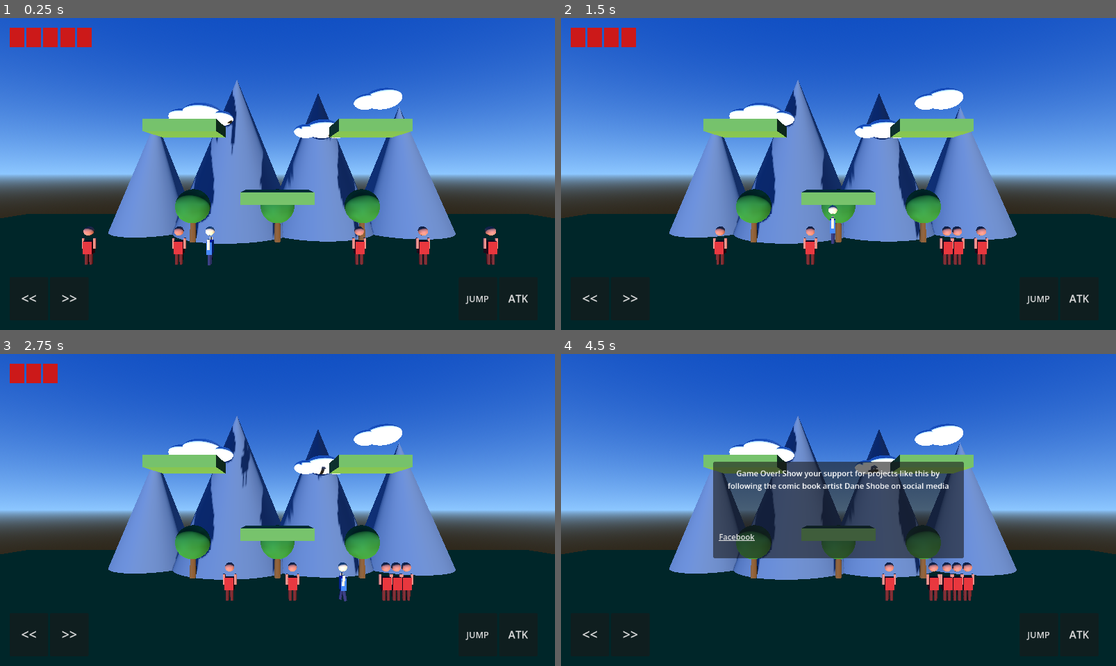
Above: before the commit, frames 1-4 (two rows, left to right).
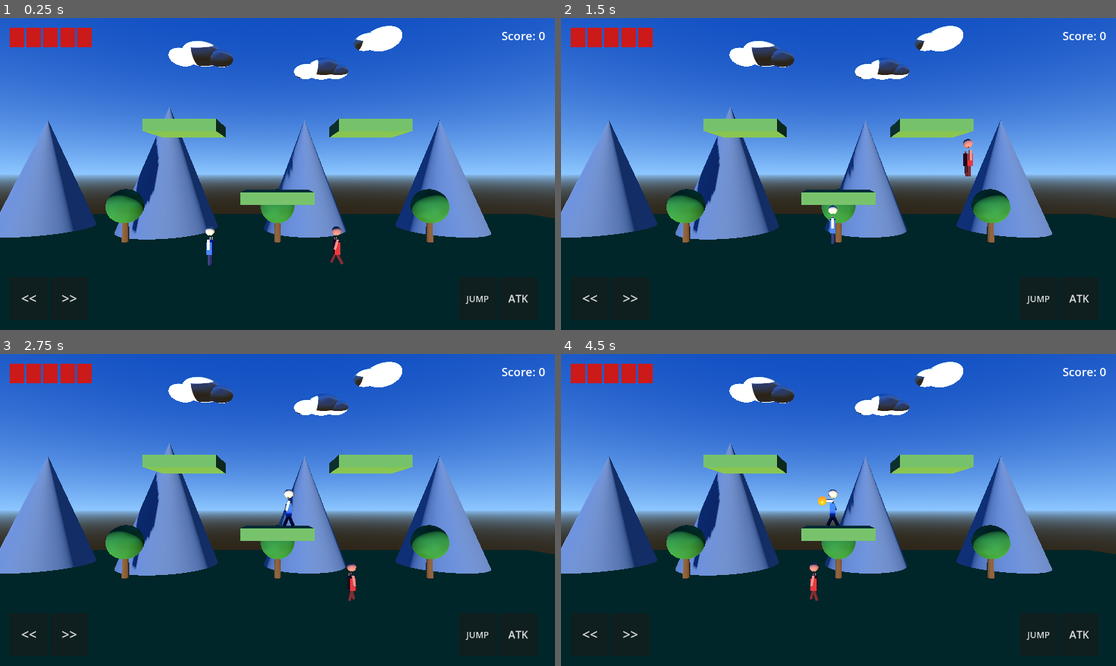
Above: after the commit, the same moments.

Repository: NyaliaLui/dg-proto-godot
Game: Godot game, scene res://scenes/main.tscn
The game is run twice, just before and just after one commit, with the same random seed, the same clock (stepped at 60 frames per second) and the same inputs.
Inputs:
- Up to frame 1 (0.25 s): no input
- Up to frame 2 (1.5 s): hold D (move_right) 0.53-1.28 s; tap Q (punch) at 0.6 s; tap Space (jump) at 0.77, 0.8, 1.07, 1.35 s; hold A (move_left) from 1.28 s (still down)
- Up to frame 3 (2.75 s): tap Space (jump) at 1.52, 1.82, 2.3 s; tap Q (punch) at 1.55, 2.1 s; release A (move_left) at 2.03 s; hold D (move_right) from 2.03 s (still down)
- Up to frame 4 (4.5 s): tap Q (punch) at 2.85, 4.35 s; tap Space (jump) at 3.02, 3.32, 3.6, 3.77, 4.07 s; release D (move_right) at 3.53 s; hold A (move_left) from 3.53 s (still down)

The runs differ from the first frame. In frame 1, 22% of the frame differs, in the area x 0-99%, y 2-80%; in frame 2, 22%; in frame 3, 23%; in frame 4, 29%.

Commit message:
scenes: add game world
Signed-off-by: NyaliaLui <luinyalia@gmail.com>

Diff:
--- a/project.godot
+++ b/project.godot
@@ -47,3 +47,4 @@
 
 rendering_device/driver.windows="d3d12"
 renderer/rendering_method="mobile"
+textures/vram_compression/import_etc2_astc=true
--- a/scenes/bandit.tscn
+++ b/scenes/bandit.tscn
@@ -38,6 +38,21 @@
 top_radius = 0.08
 bottom_radius = 0.07
 height = 0.5
+
+[sub_resource type="StandardMaterial3D" id="HotBallMat"]
+albedo_color = Color(1, 0.15, 0.05, 1)
+emission_enabled = true
+emission = Color(1, 0.3, 0.0, 1)
+emission_energy_multiplier = 2.0
+roughness = 0.3
+
+[sub_resource type="SphereMesh" id="HotBallMesh"]
+material = SubResource("HotBallMat")
+radius = 0.2
+height = 0.4
+
+[sub_resource type="SphereShape3D" id="HotBallHitShape"]
+radius = 0.25
 
 [node name="Bandit" type="CharacterBody3D"]
 script = ExtResource("BanditScript")
@@ -83,3 +98,14 @@
 [node name="ArmMesh" type="MeshInstance3D" parent="Model/RightArm"]
 transform = Transform3D(1, 0, 0, 0, 1, 0, 0, 0, 1, 0, -0.225, 0)
 mesh = SubResource("ArmMesh")
+
+[node name="HotBall" type="MeshInstance3D" parent="Model/RightArm"]
+transform = Transform3D(1, 0, 0, 0, 1, 0, 0, 0, 1, 0, -0.45, 0)
+mesh = SubResource("HotBallMesh")
+visible = false
+
+[node name="HitArea" type="Area3D" parent="Model/RightArm/HotBall"]
+monitoring = false
+
+[node name="CollisionShape3D" type="CollisionShape3D" parent="Model/RightArm/HotBall/HitArea"]
+shape = SubResource("HotBallHitShape")
--- a/scenes/hud.tscn
+++ b/scenes/hud.tscn
@@ -1,6 +1,48 @@
 [gd_scene format=3 uid="uid://ch5n7wx4ya3b2"]
 
 [ext_resource type="Script" path="res://scripts/hud.gd" id="HUDScript"]
+
+[sub_resource type="StyleBoxFlat" id="FBNormal"]
+bg_color = Color(0.231, 0.349, 0.596, 1)
+content_margin_left = 8.0
+content_margin_right = 8.0
+content_margin_top = 4.0
+content_margin_bottom = 4.0
+
+[sub_resource type="StyleBoxFlat" id="FBHover"]
+bg_color = Color(0.31, 0.43, 0.70, 1)
+content_margin_left = 8.0
+content_margin_right = 8.0
+content_margin_top = 4.0
+content_margin_bottom = 4.0
+
+[sub_resource type="StyleBoxFlat" id="FBPress"]
+bg_color = Color(0.17, 0.27, 0.48, 1)
+content_margin_left = 8.0
+content_margin_right = 8.0
+content_margin_top = 4.0
+content_margin_bottom = 4.0
+
+[sub_resource type="StyleBoxFlat" id="RSTNormal"]
+bg_color = Color(0.70, 0.10, 0.10, 1)
+content_margin_left = 8.0
+content_margin_right = 8.0
+content_margin_top = 4.0
+content_margin_bottom = 4.0
+
+[sub_resource type="StyleBoxFlat" id="RSTHover"]
+bg_color = Color(0.85, 0.15, 0.15, 1)
+content_margin_left = 8.0
+content_margin_right = 8.0
+content_margin_top = 4.0
+content_margin_bottom = 4.0
+
+[sub_resource type="StyleBoxFlat" id="RSTPress"]
+bg_color = Color(0.55, 0.07, 0.07, 1)
+content_margin_left = 8.0
+content_margin_right = 8.0
+content_margin_top = 4.0
+content_margin_bottom = 4.0
 
 [node name="HUD" type="CanvasLayer"]
 script = ExtResource("HUDScript")
@@ -76,15 +118,28 @@
 custom_minimum_size = Vector2(30, 30)
 color = Color(0.8, 0.1, 0.1, 1)
 
+[node name="ScoreLabel" type="Label" parent="."]
+anchor_left = 1.0
+anchor_top = 0.0
+anchor_right = 1.0
+anchor_bottom = 0.0
+offset_left = -160.0
+offset_top = 20.0
+offset_right = -20.0
+offset_bottom = 55.0
+text = "Score: 0"
+theme_override_font_sizes/font_size = 24
+horizontal_alignment = 2
+
 [node name="WinPopup" type="Panel" parent="."]
 anchor_left = 0.5
 anchor_top = 0.5
 anchor_right = 0.5
 anchor_bottom = 0.5
 offset_left = -260.0
-offset_top = -100.0
+offset_top = -130.0
 offset_right = 260.0
-offset_bottom = 100.0
+offset_bottom = 130.0
 visible = false
 
 [node name="VBox" type="VBoxContainer" parent="WinPopup"]
@@ -96,6 +151,7 @@
 offset_top = 12.0
 offset_right = -12.0
 offset_bottom = -12.0
+alignment = 1
 
 [node name="Msg" type="Label" parent="WinPopup/VBox"]
 size_flags_vertical = 3
@@ -103,10 +159,27 @@
 autowrap_mode = 3
 horizontal_alignment = 1
 
-[node name="FacebookBtn" type="LinkButton" parent="WinPopup/VBox"]
+[node name="FacebookBtn" type="Button" parent="WinPopup/VBox"]
 custom_minimum_size = Vector2(0, 44)
 text = "Facebook"
-uri = "https://www.facebook.com/profile.php?id=61572357196698"
+theme_override_font_sizes/font_size = 18
+theme_override_colors/font_color = Color(1, 1, 1, 1)
+theme_override_colors/font_hover_color = Color(1, 1, 1, 1)
+theme_override_colors/font_pressed_color = Color(1, 1, 1, 1)
+theme_override_styles/normal = SubResource("FBNormal")
+theme_override_styles/hover = SubResource("FBHover")
+theme_override_styles/pressed = SubResource("FBPress")
+
+[node name="RestartBtn" type="Button" parent="WinPopup/VBox"]
+custom_minimum_size = Vector2(0, 44)
+text = "Restart"
+theme_override_font_sizes/font_size = 18
+theme_override_colors/font_color = Color(1, 1, 1, 1)
+theme_override_colors/font_hover_color = Color(1, 1, 1, 1)
+theme_override_colors/font_pressed_color = Color(1, 1, 1, 1)
+theme_override_styles/normal = SubResource("RSTNormal")
+theme_override_styles/hover = SubResource("RSTHover")
+theme_override_styles/pressed = SubResource("RSTPress")
 
 [node name="LosePopup" type="Panel" parent="."]
 anchor_left = 0.5
@@ -114,9 +187,9 @@
 anchor_right = 0.5
 anchor_bottom = 0.5
 offset_left = -260.0
-offset_top = -100.0
+offset_top = -130.0
 offset_right = 260.0
-offset_bottom = 100.0
+offset_bottom = 130.0
 visible = false
 
 [node name="VBox" type="VBoxContainer" parent="LosePopup"]
@@ -128,6 +201,7 @@
 offset_top = 12.0
 offset_right = -12.0
 offset_bottom = -12.0
+alignment = 1
 
 [node name="Msg" type="Label" parent="LosePopup/VBox"]
 size_flags_vertical = 3
@@ -135,7 +209,24 @@
 autowrap_mode = 3
 horizontal_alignment = 1
 
-[node name="FacebookBtn" type="LinkButton" parent="LosePopup/VBox"]
+[node name="FacebookBtn" type="Button" parent="LosePopup/VBox"]
 custom_minimum_size = Vector2(0, 44)
 text = "Facebook"
-uri = "https://www.facebook.com/profile.php?id=61572357196698"
+theme_override_font_sizes/font_size = 18
+theme_override_colors/font_color = Color(1, 1, 1, 1)
+theme_override_colors/font_hover_color = Color(1, 1, 1, 1)
+theme_override_colors/font_pressed_color = Color(1, 1, 1, 1)
+theme_override_styles/normal = SubResource("FBNormal")
+theme_override_styles/hover = SubResource("FBHover")
+theme_override_styles/pressed = SubResource("FBPress")
+
+[node name="RestartBtn" type="Button" parent="LosePopup/VBox"]
+custom_minimum_size = Vector2(0, 44)
+text = "Restart"
+theme_override_font_sizes/font_size = 18
+theme_override_colors/font_color = Color(1, 1, 1, 1)
+theme_override_colors/font_hover_color = Color(1, 1, 1, 1)
+theme_override_colors/font_pressed_color = Color(1, 1, 1, 1)
+theme_override_styles/normal = SubResource("RSTNormal")
+theme_override_styles/hover = SubResource("RSTHover")
+theme_override_styles/pressed = SubResource("RSTPress")
--- a/scenes/main.tscn
+++ b/scenes/main.tscn
@@ -2,7 +2,7 @@
 
 [ext_resource type="PackedScene" uid="uid://bc8t3km9pd2q1" path="res://scenes/torrin.tscn" id="TorrinScene"]
 [ext_resource type="PackedScene" uid="uid://ch5n7wx4ya3b2" path="res://scenes/hud.tscn" id="HUDScene"]
-[ext_resource type="PackedScene" uid="uid://dw6p4jmn8xr5k" path="res://scenes/bandit.tscn" id="BanditScene"]
+[ext_resource type="Script" path="res://scripts/spawner.gd" id="SpawnerScript"]
 
 [sub_resource type="ProceduralSkyMaterial" id="ProceduralSkyMaterial_1"]
 sky_top_color = Color(0.05, 0.28, 0.75, 1)
@@ -135,25 +135,25 @@
 [node name="Mountains" type="Node3D" parent="Background"]
 
 [node name="Mountain1" type="MeshInstance3D" parent="Background/Mountains"]
-transform = Transform3D(3, 0, 0, 0, 4, 0, 0, 0, 3, -9, 4, -8)
+transform = Transform3D(3, 0, 0, 0, 4, 0, 0, 0, 3, -17, 4, -8)
 mesh = SubResource("MountainMesh")
 
 [node name="Mountain2" type="MeshInstance3D" parent="Background/Mountains"]
-transform = Transform3D(4.5, 0, 0, 0, 5.5, 0, 0, 0, 4.5, -3, 5.5, -8)
+transform = Transform3D(3.5, 0, 0, 0, 4.5, 0, 0, 0, 3.5, -8, 4.5, -8)
 mesh = SubResource("MountainMesh")
 
 [node name="Mountain3" type="MeshInstance3D" parent="Background/Mountains"]
-transform = Transform3D(4, 0, 0, 0, 5, 0, 0, 0, 4, 3, 5, -8)
+transform = Transform3D(3, 0, 0, 0, 4, 0, 0, 0, 3, 2, 4, -8)
 mesh = SubResource("MountainMesh")
 
 [node name="Mountain4" type="MeshInstance3D" parent="Background/Mountains"]
-transform = Transform3D(3.5, 0, 0, 0, 4.5, 0, 0, 0, 3.5, 9, 4.5, -8)
+transform = Transform3D(3, 0, 0, 0, 4, 0, 0, 0, 3, 12, 4, -8)
 mesh = SubResource("MountainMesh")
 
 [node name="Trees" type="Node3D" parent="Background"]
 
 [node name="Tree1" type="Node3D" parent="Background/Trees"]
-transform = Transform3D(1, 0, 0, 0, 1, 0, 0, 0, 1, -5, 0, -4)
+transform = Transform3D(1, 0, 0, 0, 1, 0, 0, 0, 1, -9, 0, -4)
 
 [node name="Trunk" type="MeshInstance3D" parent="Background/Trees/Tree1"]
 transform = Transform3D(1, 0, 0, 0, 1, 0, 0, 0, 1, 0, 0.75, 0)
@@ -175,7 +175,7 @@
 mesh = SubResource("FoliageMesh")
 
 [node name="Tree3" type="Node3D" parent="Background/Trees"]
-transform = Transform3D(1, 0, 0, 0, 1, 0, 0, 0, 1, 5, 0, -4)
+transform = Transform3D(1, 0, 0, 0, 1, 0, 0, 0, 1, 9, 0, -4)
 
 [node name="Trunk" type="MeshInstance3D" parent="Background/Trees/Tree3"]
 transform = Transform3D(1, 0, 0, 0, 1, 0, 0, 0, 1, 0, 0.75, 0)
@@ -188,7 +188,7 @@
 [node name="Clouds" type="Node3D" parent="Background"]
 
 [node name="Cloud1" type="Node3D" parent="Background/Clouds"]
-transform = Transform3D(1, 0, 0, 0, 1, 0, 0, 0, 1, -5, 8, -6)
+transform = Transform3D(1, 0, 0, 0, 1, 0, 0, 0, 1, -5, 12, -6)
 
 [node name="Part1" type="MeshInstance3D" parent="Background/Clouds/Cloud1"]
 transform = Transform3D(1.3, 0, 0, 0, 0.9, 0, 0, 0, 1.3, 0, 0, 0)
@@ -203,7 +203,7 @@
 mesh = SubResource("CloudMesh")
 
 [node name="Cloud2" type="Node3D" parent="Background/Clouds"]
-transform = Transform3D(1, 0, 0, 0, 1, 0, 0, 0, 1, 3, 7, -6)
+transform = Transform3D(1, 0, 0, 0, 1, 0, 0, 0, 1, 3, 11, -6)
 
 [node name="Part1" type="MeshInstance3D" parent="Background/Clouds/Cloud2"]
 transform = Transform3D(1.1, 0, 0, 0, 0.8, 0, 0, 0, 1.1, 0, 0, 0)
@@ -218,7 +218,7 @@
 mesh = SubResource("CloudMesh")
 
 [node name="Cloud3" type="Node3D" parent="Background/Clouds"]
-transform = Transform3D(1, 0, 0, 0, 1, 0, 0, 0, 1, 7, 9, -6)
+transform = Transform3D(1, 0, 0, 0, 1, 0, 0, 0, 1, 7, 13, -6)
 
 [node name="Part1" type="MeshInstance3D" parent="Background/Clouds/Cloud3"]
 transform = Transform3D(1.2, 0, 0, 0, 0.85, 0, 0, 0, 1.2, 0, 0, 0)
@@ -231,19 +231,7 @@
 [node name="Torrin" parent="." instance=ExtResource("TorrinScene")]
 transform = Transform3D(1, 0, 0, 0, 1, 0, 0, 0, 1, -3, 0, 0)
 
-[node name="Bandit" parent="." instance=ExtResource("BanditScene")]
-transform = Transform3D(1, 0, 0, 0, 1, 0, 0, 0, 1, 3, 0, 0)
-
-[node name="Bandit2" parent="." instance=ExtResource("BanditScene")]
-transform = Transform3D(1, 0, 0, 0, 1, 0, 0, 0, 1, 7, 0, 0)
-
-[node name="Bandit3" parent="." instance=ExtResource("BanditScene")]
-transform = Transform3D(1, 0, 0, 0, 1, 0, 0, 0, 1, -5, 0, 0)
-
-[node name="Bandit4" parent="." instance=ExtResource("BanditScene")]
-transform = Transform3D(1, 0, 0, 0, 1, 0, 0, 0, 1, 10, 0, 0)
-
-[node name="Bandit5" parent="." instance=ExtResource("BanditScene")]
-transform = Transform3D(1, 0, 0, 0, 1, 0, 0, 0, 1, -9, 0, 0)
+[node name="Spawner" type="Node3D" parent="."]
+script = ExtResource("SpawnerScript")
 
 [node name="HUD" parent="." instance=ExtResource("HUDScene")]
--- a/scenes/torrin.tscn
+++ b/scenes/torrin.tscn
@@ -48,8 +48,17 @@
 
 [sub_resource type="SphereMesh" id="HotBallMesh"]
 material = SubResource("HotBallMat")
-radius = 0.1
-height = 0.2
+radius = 0.2
+height = 0.4
+
+[sub_resource type="BoxShape3D" id="BodyHurtShape"]
+size = Vector3(0.4, 0.55, 0.25)
+
+[sub_resource type="SphereShape3D" id="HeadHurtShape"]
+radius = 0.2
+
+[sub_resource type="SphereShape3D" id="HotBallHitShape"]
+radius = 0.25
 
 [node name="Torrin" type="CharacterBody3D"]
 script = ExtResource("TorrinScript")
@@ -100,3 +109,19 @@
 transform = Transform3D(1, 0, 0, 0, 1, 0, 0, 0, 1, 0, -0.45, 0)
 mesh = SubResource("HotBallMesh")
 visible = false
+
+[node name="BodyArea" type="Area3D" parent="Model/Body"]
+
+[node name="CollisionShape3D" type="CollisionShape3D" parent="Model/Body/BodyArea"]
+shape = SubResource("BodyHurtShape")
+
+[node name="HeadArea" type="Area3D" parent="Model/Head"]
+
+[node name="CollisionShape3D" type="CollisionShape3D" parent="Model/Head/HeadArea"]
+shape = SubResource("HeadHurtShape")
+
+[node name="HitArea" type="Area3D" parent="Model/RightArm/HotBall"]
+monitoring = false
+
+[node name="CollisionShape3D" type="CollisionShape3D" parent="Model/RightArm/HotBall/HitArea"]
+shape = SubResource("HotBallHitShape")
--- a/scripts/bandit.gd
+++ b/scripts/bandit.gd
@@ -1,6 +1,7 @@
 extends CharacterBody3D
 
 const SPEED := 2.5
+const JUMP_VELOCITY := 14.0
 const GRAVITY := 20.0
 const MAX_HP := 15
 const DAMAGE := 5
@@ -9,15 +10,29 @@
 var patrol_right := 6.0
 var direction := 1.0
 var hp := MAX_HP
-var _damage_cooldown := 0.0
+var walk_phase := 0.0
+var is_punching := false
+var _punch_tween: Tween
+var _punch_hit_bodies: Array = []
+var _attack_timer := 0.0
+var _jump_timer := 0.0
 
 signal defeated
 
 @onready var model: Node3D = $Model
+@onready var left_leg: Node3D = $Model/LeftLeg
+@onready var right_leg: Node3D = $Model/RightLeg
+@onready var left_arm: Node3D = $Model/LeftArm
+@onready var right_arm: Node3D = $Model/RightArm
+@onready var hot_ball: MeshInstance3D = $Model/RightArm/HotBall
+@onready var hot_ball_area: Area3D = $Model/RightArm/HotBall/HitArea
 
 func _ready() -> void:
 	add_to_group("enemy")
-	model.rotation.y = 0.0
+	model.rotation.y = PI / 2.0
+	hot_ball_area.body_entered.connect(_on_hotball_hit)
+	_jump_timer = _random_jump_interval()
+	_attack_timer = _random_attack_interval()
 
 func _physics_process(delta: float) -> void:
 	if not is_on_floor():
@@ -31,24 +46,69 @@
 	elif position.x <= patrol_left:
 		direction = 1.0
 
-	model.rotation.y = 0.0 if direction > 0.0 else PI
+	model.rotation.y = PI / 2.0 if direction > 0.0 else -PI / 2.0
 
-	if _damage_cooldown > 0.0:
-		_damage_cooldown -= delta
-	_check_contact_damage()
+	_attack_timer -= delta
+	if _attack_timer <= 0.0 and not is_punching:
+		_attack_timer = _random_attack_interval()
+		_do_punch()
+
+	_jump_timer -= delta
+	if _jump_timer <= 0.0:
+		if is_on_floor():
+			velocity.y = JUMP_VELOCITY
+		_jump_timer = _random_jump_interval()
+
+	if is_on_floor() and abs(velocity.x) > 0.0 and not is_punching:
+		walk_phase += delta * 8.0
+		_animate_walk()
+	elif not is_punching:
+		walk_phase = 0.0
+		_reset_limbs()
 
 	move_and_slide()
 
-func _check_contact_damage() -> void:
-	if _damage_cooldown > 0.0:
-		return
-	for player in get_tree().get_nodes_in_group("player"):
-		if global_position.distance_to(player.global_position) < 1.0:
-			if player.is_punching:
-				take_damage(player.DAMAGE)
-			else:
-				player.take_damage(DAMAGE)
-			_damage_cooldown = 1.0
+func _random_jump_interval() -> float:
+	var choices := [1.0, 3.0, 5.0]
+	return choices[randi() % 3]
+
+func _random_attack_interval() -> float:
+	var choices := [2.0, 4.0, 6.0]
+	return choices[randi() % 3]
+
+func _animate_walk() -> void:
+	var swing := sin(walk_phase) * 0.5
+	right_leg.rotation.x = swing
+	left_leg.rotation.x = -swing
+	right_arm.rotation.x = -swing * 0.6
+	left_arm.rotation.x = swing * 0.6
+
+func _reset_limbs() -> void:
+	right_leg.rotation.x = 0.0
+	left_leg.rotation.x = 0.0
+	right_arm.rotation.x = 0.0
+	left_arm.rotation.x = 0.0
+
+func _do_punch() -> void:
+	is_punching = true
+	hot_ball.visible = true
+	_punch_hit_bodies.clear()
+	hot_ball_area.monitoring = true
+	if _punch_tween:
+		_punch_tween.kill()
+	_punch_tween = create_tween()
+	_punch_tween.tween_property(right_arm, "rotation:x", -PI / 2.0, 0.1)
+	_punch_tween.tween_interval(0.08)
+	_punch_tween.tween_property(right_arm, "rotation:x", 0.0, 0.18)
+	await _punch_tween.finished
+	hot_ball_area.monitoring = false
+	hot_ball.visible = false
+	is_punching = false
+
+func _on_hotball_hit(body: Node3D) -> void:
+	if body.is_in_group("player") and body not in _punch_hit_bodies:
+		_punch_hit_bodies.append(body)
+		body.take_damage(DAMAGE)
 
 func take_damage(amount: int) -> void:
 	hp = max(0, hp - amount)
--- a/scripts/hud.gd
+++ b/scripts/hud.gd
@@ -5,6 +5,7 @@
 const WIN_COUNT := 5
 
 func _ready() -> void:
+	add_to_group("hud")
 	var left_btn: Button = $BottomLeft/LeftBtn
 	var right_btn: Button = $BottomLeft/RightBtn
 	var jump_btn: Button = $BottomRight/JumpBtn
@@ -24,8 +25,10 @@
 	if players.size() > 0:
 		players[0].health_changed.connect(_on_health_changed)
 
-	for bandit in get_tree().get_nodes_in_group("enemy"):
-		bandit.defeated.connect(_on_bandit_defeated)
+	$WinPopup/VBox/FacebookBtn.pressed.connect(_on_facebook_pressed)
+	$WinPopup/VBox/RestartBtn.pressed.connect(_on_restart_pressed)
+	$LosePopup/VBox/FacebookBtn.pressed.connect(_on_facebook_pressed)
+	$LosePopup/VBox/RestartBtn.pressed.connect(_on_restart_pressed)
 
 func _on_jump_pressed() -> void:
 	Input.action_press("jump")
@@ -44,7 +47,14 @@
 	if new_hp <= 0:
 		$LosePopup.visible = true
 
-func _on_bandit_defeated() -> void:
+func add_score() -> void:
 	bandits_defeated += 1
+	$ScoreLabel.text = "Score: %d" % bandits_defeated
 	if bandits_defeated >= WIN_COUNT:
 		$WinPopup.visible = true
+
+func _on_facebook_pressed() -> void:
+	OS.shell_open("https://www.facebook.com/profile.php?id=61572357196698")
+
+func _on_restart_pressed() -> void:
+	get_tree().reload_current_scene()
--- /dev/null
+++ b/scripts/spawner.gd
@@ -0,0 +1,35 @@
+extends Node3D
+
+const BanditScene = preload("res://scenes/bandit.tscn")
+const MAX_BANDITS := 7
+const SPAWN_INTERVAL := 7.0
+
+var _active_bandits := 0
+var _spawn_timer := 0.0
+
+func _ready() -> void:
+	for i in 5:
+		_spawn_bandit()
+
+func _process(delta: float) -> void:
+	if _active_bandits >= MAX_BANDITS:
+		return
+	_spawn_timer -= delta
+	if _spawn_timer <= 0.0:
+		_spawn_timer = SPAWN_INTERVAL
+		_spawn_bandit()
+
+func _spawn_bandit() -> void:
+	if _active_bandits >= MAX_BANDITS:
+		return
+	var bandit = BanditScene.instantiate()
+	bandit.position = Vector3(randf_range(-10.0, 10.0), 0.0, 0.0)
+	get_parent().add_child(bandit)
+	_active_bandits += 1
+	bandit.defeated.connect(_on_bandit_defeated)
+
+func _on_bandit_defeated() -> void:
+	_active_bandits -= 1
+	var hud_nodes := get_tree().get_nodes_in_group("hud")
+	if hud_nodes.size() > 0:
+		hud_nodes[0].add_score()
--- a/scripts/torrin.gd
+++ b/scripts/torrin.gd
@@ -13,6 +13,8 @@
 var _punch_tween: Tween
 var hp := MAX_HP
 var facing_dir := 1.0
+var _damage_cooldown := 0.0
+var _punch_hit_bodies: Array = []
 
 @onready var model: Node3D = $Model
 @onready var left_leg: Node3D = $Model/LeftLeg
@@ -20,14 +22,23 @@
 @onready var left_arm: Node3D = $Model/LeftArm
 @onready var right_arm: Node3D = $Model/RightArm
 @onready var hot_ball: MeshInstance3D = $Model/RightArm/HotBall
+@onready var body_area: Area3D = $Model/Body/BodyArea
+@onready var head_area: Area3D = $Model/Head/HeadArea
+@onready var hot_ball_area: Area3D = $Model/RightArm/HotBall/HitArea
 
 func _ready() -> void:
 	add_to_group("player")
 	model.rotation.y = PI / 2.0
+	body_area.body_entered.connect(_on_hurtbox_entered)
+	head_area.body_entered.connect(_on_hurtbox_entered)
+	hot_ball_area.body_entered.connect(_on_hotball_hit)
 
 func _physics_process(delta: float) -> void:
 	if not is_on_floor():
 		velocity.y -= GRAVITY * delta
+
+	if _damage_cooldown > 0.0:
+		_damage_cooldown -= delta
 
 	var direction := 0.0
 	if Input.is_action_pressed("move_right"):
@@ -73,24 +84,30 @@
 func _do_punch() -> void:
 	is_punching = true
 	hot_ball.visible = true
+	_punch_hit_bodies.clear()
+	hot_ball_area.monitoring = true
 	if _punch_tween:
 		_punch_tween.kill()
 	_punch_tween = create_tween()
 	_punch_tween.tween_property(right_arm, "rotation:x", -PI / 2.0, 0.1)
 	_punch_tween.tween_interval(0.08)
 	_punch_tween.tween_property(right_arm, "rotation:x", 0.0, 0.18)
-	await get_tree().create_timer(0.1).timeout
-	_check_punch_hit()
 	await _punch_tween.finished
+	hot_ball_area.monitoring = false
 	hot_ball.visible = false
 	is_punching = false
 
-func _check_punch_hit() -> void:
-	for enemy in get_tree().get_nodes_in_group("enemy"):
-		var diff: Vector3 = enemy.global_position - global_position
-		var forward_dist: float = diff.x * facing_dir
-		if forward_dist >= 0.0 and forward_dist <= 2.0 and abs(diff.y) < 1.5:
-			enemy.take_damage(DAMAGE)
+func _on_hurtbox_entered(body: Node3D) -> void:
+	if _damage_cooldown > 0.0:
+		return
+	if body.is_in_group("enemy"):
+		take_damage(body.DAMAGE)
+		_damage_cooldown = 1.0
+
+func _on_hotball_hit(body: Node3D) -> void:
+	if body.is_in_group("enemy") and body not in _punch_hit_bodies:
+		_punch_hit_bodies.append(body)
+		body.take_damage(DAMAGE)
 
 func take_damage(amount: int) -> void:
 	hp = max(0, hp - amount)
Not shown, added: scripts/spawner.gd.uid
Not shown, changed: .gitignore
